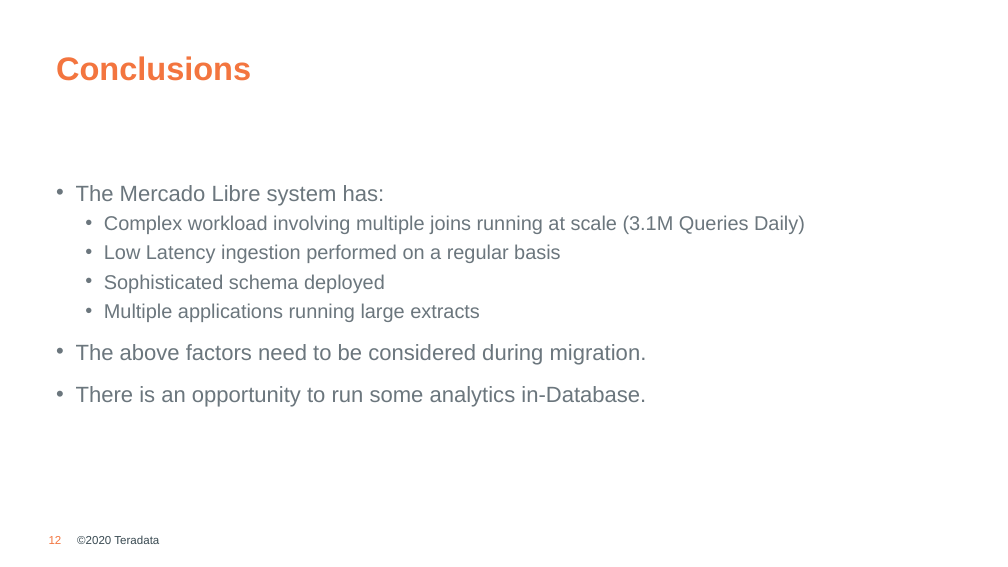
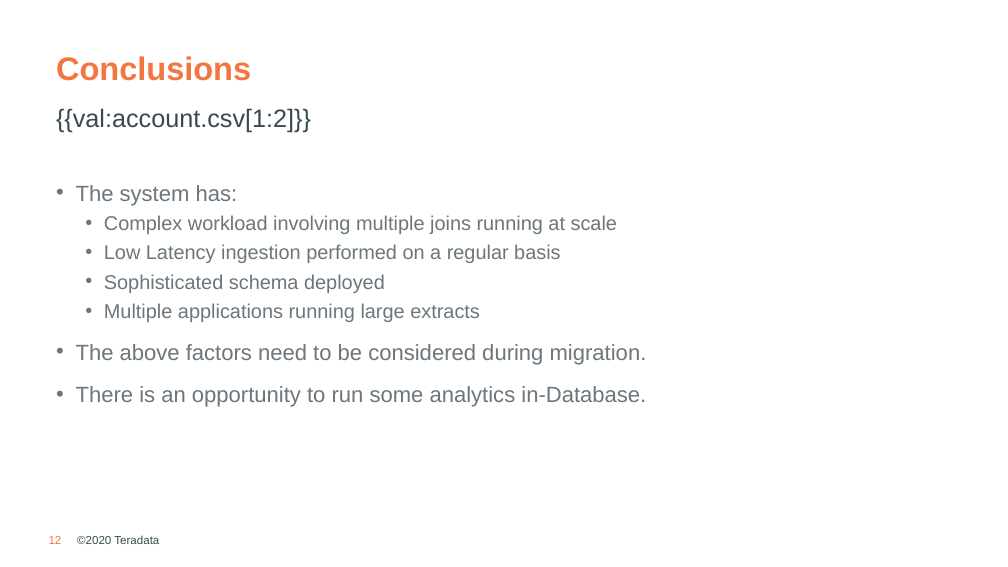
Before and after one commit to tdcoa/sql, a slide deck: slide 12 of filesets/compete_bigquery/big_query_migration_blockers.pptx. Drawn at 1008x567 pixels with LibreOffice and Linux fonts; fonts in the diff are those of the drawing; background and template pictures are left out. Boxes give left, top, right and bottom in pixels: in the first picture for what was removed or moved away, otherwise in the second. Text is boxed around its words. In the diff, an @@ line names an element or a change of style, - is before the commit and + after.

Commit message:
updates to pptx

```diff
--- a/filesets/compete_bigquery/big_query_migration_blockers.pptx
+++ b/filesets/compete_bigquery/big_query_migration_blockers.pptx
@@ text added at (x1=56, y1=108, x2=311, y2=133), 24 pt, text #384951 @@
+{{val:account.csv[1:2]}}
@@ text at (x1=76, y1=185, x2=617, y2=234): text changed @@
-• The Mercado Libre system has:
-  • Complex workload involving multiple joins running at scale (3.1M Queries Daily)
+• The system has:
+  • Complex workload involving multiple joins running at scale
```
Also in this commit, not shown: 6 other slides changed, 1 other file.
